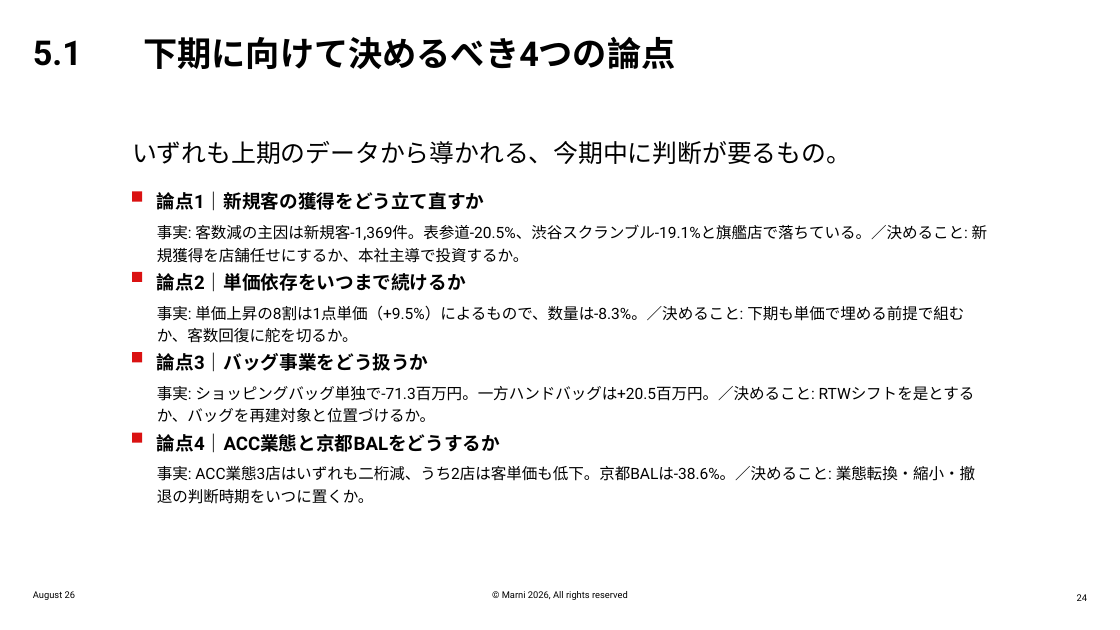
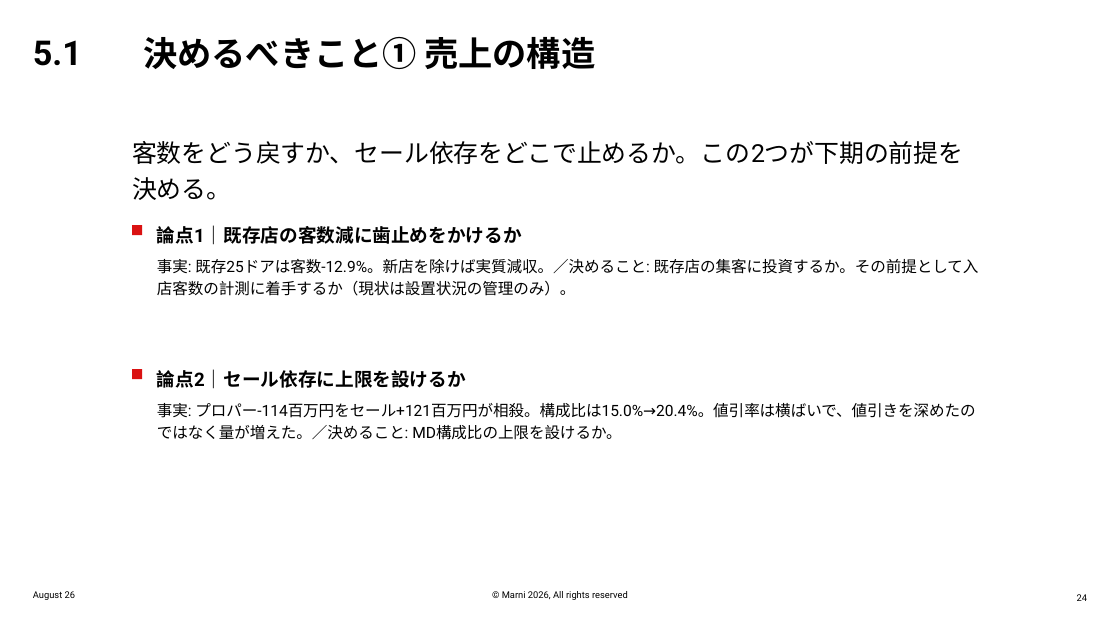
Before and after one commit to classicstyle74-sys/claude-code-workspace, a slide deck: slide 24 of deck/MARNI_2026H1_Sales_Review.pptx. Drawn at 1120x630 pixels with LibreOffice and Linux fonts; fonts in the diff are those of the drawing; background and template pictures are left out. Boxes give left, top, right and bottom in pixels: in the first picture for what was removed or moved away, otherwise in the second. Text is boxed around its words. In the diff, an @@ line names an element or a change of style, - is before the commit and + after.

```diff
--- a/deck/MARNI_2026H1_Sales_Review.pptx
+++ b/deck/MARNI_2026H1_Sales_Review.pptx
@@ subtitle at [143, 37, 596, 69]: text changed @@
-下期に向けて決めるべき4つの論点
+決めるべきこと① 売上の構造
@@ text at [132, 141, 963, 200]: text changed @@
-いずれも上期のデータから導かれる、今期中に判断が要るもの。
+客数をどう戻すか、セール依存をどこで止めるか。この2つが下期の前提を決める。
@@ rectangle: place and size @@
-rectangle at [132, 192, 142, 202]
+rectangle at [132, 225, 142, 235]
@@ text at [157, 225, 522, 245]: text changed @@
-論点1｜新規客の獲得をどう立て直すか
+論点1｜既存店の客数減に歯止めをかけるか
@@ text at [157, 259, 979, 296]: text changed @@
-事実: 客数減の主因は新規客-1,369件。表参道-20.5%、渋谷スクランブル-19.1%と旗艦店で落ちている。／決めること: 新規獲得を店舗任せにするか、本社主導で投資するか。
+事実: 既存25ドアは客数-12.9%。新店を除けば実質減収。／決めること: 既存店の集客に投資するか。その前提として入店客数の計測に着手するか（現状は設置状況の管理のみ）。
@@ rectangle removed at [132, 352, 142, 362] @@
@@ text removed at [157, 352, 429, 372] @@
-論点3｜バッグ事業をどう扱うか
@@ rectangle: place and size @@
-rectangle at [132, 272, 142, 282]
+rectangle at [132, 368, 142, 379]
@@ text at [157, 369, 466, 389]: text changed @@
-論点2｜単価依存をいつまで続けるか
+論点2｜セール依存に上限を設けるか
@@ text removed at [157, 386, 815, 423] @@
-事実: ショッピングバッグ単独で-71.3百万円。一方ハンドバッグは+20.5百万円。／決めること: RTWシフトを是とするか、バッグを再建対象と位置づけるか。
@@ text at [157, 403, 976, 440]: text changed @@
-事実: 単価上昇の8割は1点単価（+9.5%）によるもので、数量は-8.3%。／決めること: 下期も単価で埋める前提で組むか、客数回復に舵を切るか。
+事実: プロパー-114百万円をセール+121百万円が相殺。構成比は15.0%→20.4%。値引率は横ばいで、値引きを深めたのではなく量が増えた。／決めること: MD構成比の上限を設けるか。
@@ rectangle removed at [132, 432, 142, 442] @@
@@ text removed at [157, 433, 500, 453] @@
-論点4｜ACC業態と京都BALをどうするか
@@ text removed at [157, 466, 975, 504] @@
-事実: ACC業態3店はいずれも二桁減、うち2店は客単価も低下。京都BALは-38.6%。／決めること: 業態転換・縮小・撤退の判断時期をいつに置くか。
```
Also in this commit, not shown: 6 other slides changed, 1 slide added, 1 other file.
